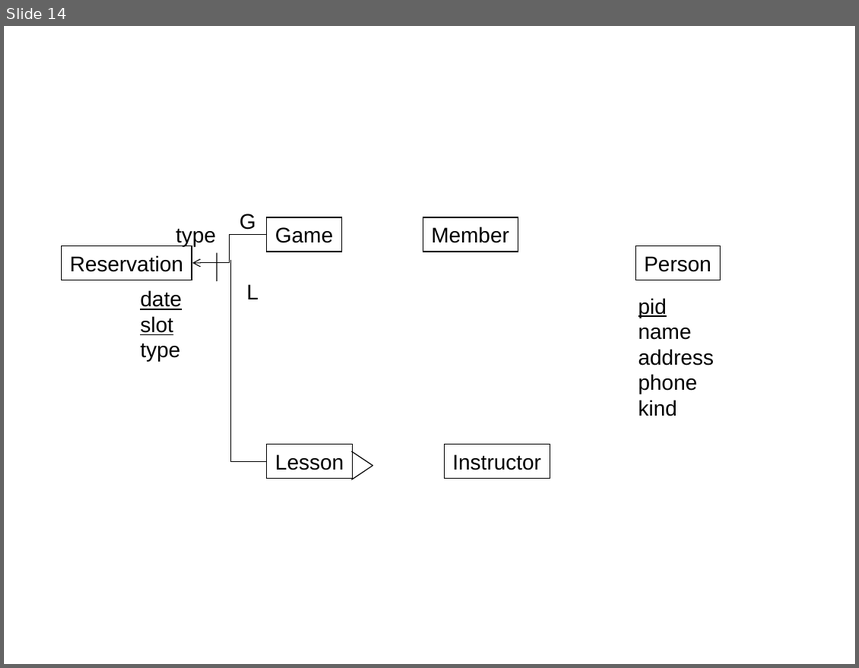
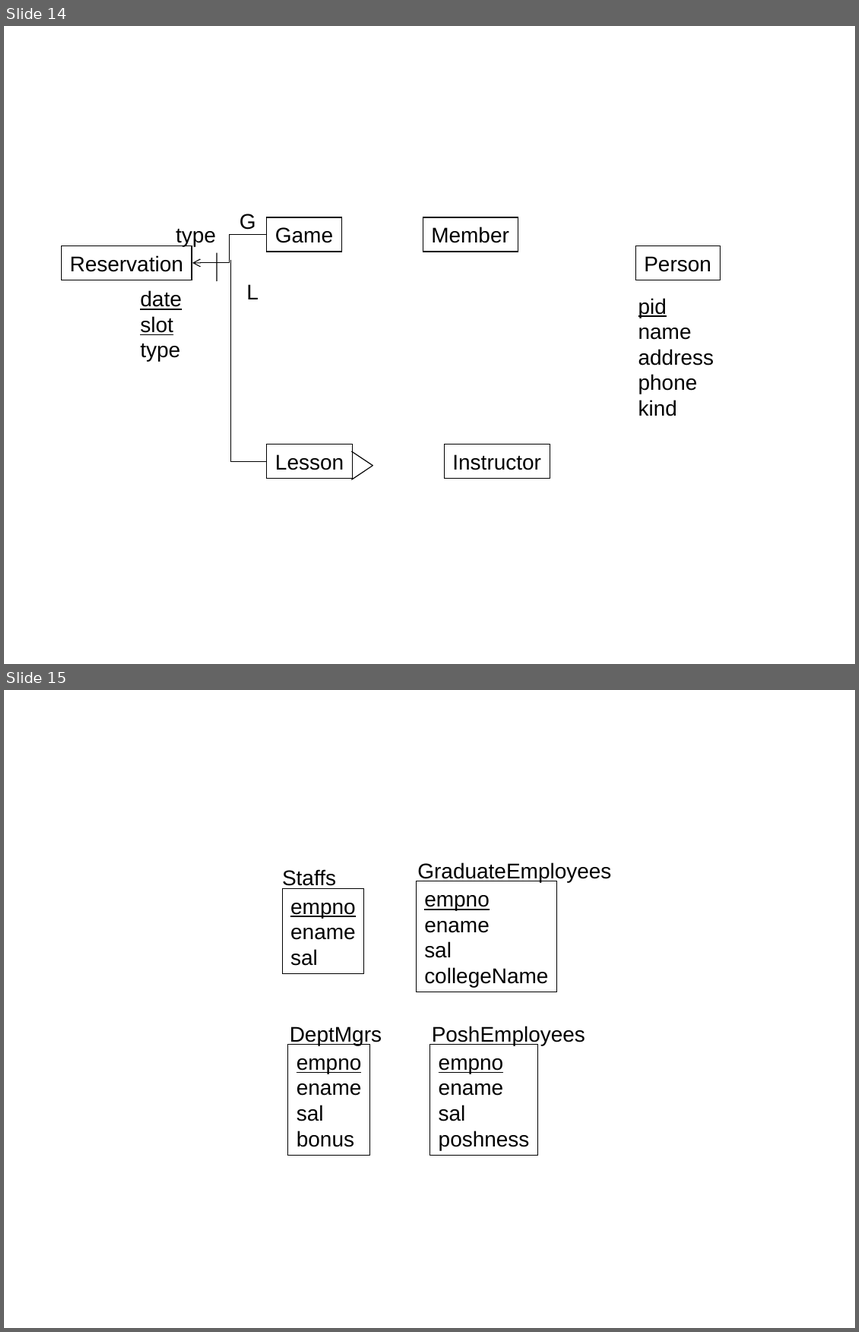
Before and after one commit to kimcharli/src-pe-tools, a slide deck: classes/CS579/dbclass/Project.ppt. Shown one above the other, each under a label of ours: slide 14 before the commit, slides 14 and 15 after it. The pictures are 859x668 and 859x1332 pixels, drawn with LibreOffice and Linux fonts; fonts in the diff are those of the drawing. Boxes give left, top, right and bottom in pixels: in the first picture for what was removed or moved away, otherwise in the second. Text is boxed around its words. In the diff, an @@ line names an element or a change of style, - is before the commit and + after.

```diff
--- a/classes/CS579/dbclass/Project.ppt
+++ b/classes/CS579/dbclass/Project.ppt
@@ slide 15 added at [4,690,855,1328], background #FFFFFF @@
@@ text added at [282,869,336,889], 18 pt, text #000000 @@
+Staffs
@@ text added at [417,863,611,882], 18 pt, text #000000 @@
+GraduateEmployees
@@ rectangle added at [282,888,364,973], outline #000000 0.74 pt, 18 pt, text #000000 @@
+empno
+ename
+sal
@@ rectangle added at [416,882,557,992], outline #000000 0.74 pt, 18 pt, text #000000 @@
+empno
+ename
+sal
+collegeName
@@ text added at [290,1027,382,1046], 18 pt, text #000000 @@
+DeptMgrs
@@ text added at [432,1026,585,1046], 18 pt, text #000000 @@
+PoshEmployees
@@ rectangle added at [288,1045,370,1156], outline #000000 0.74 pt, 18 pt, text #000000 @@
+empno
+ename
+sal
+bonus
@@ rectangle added at [430,1045,538,1156], outline #000000 0.74 pt, 18 pt, text #000000 @@
+empno
+ename
+sal
+poshness
```
Also in this commit, not shown: 2 slides changed, 1 slide removed, 4 other files.
